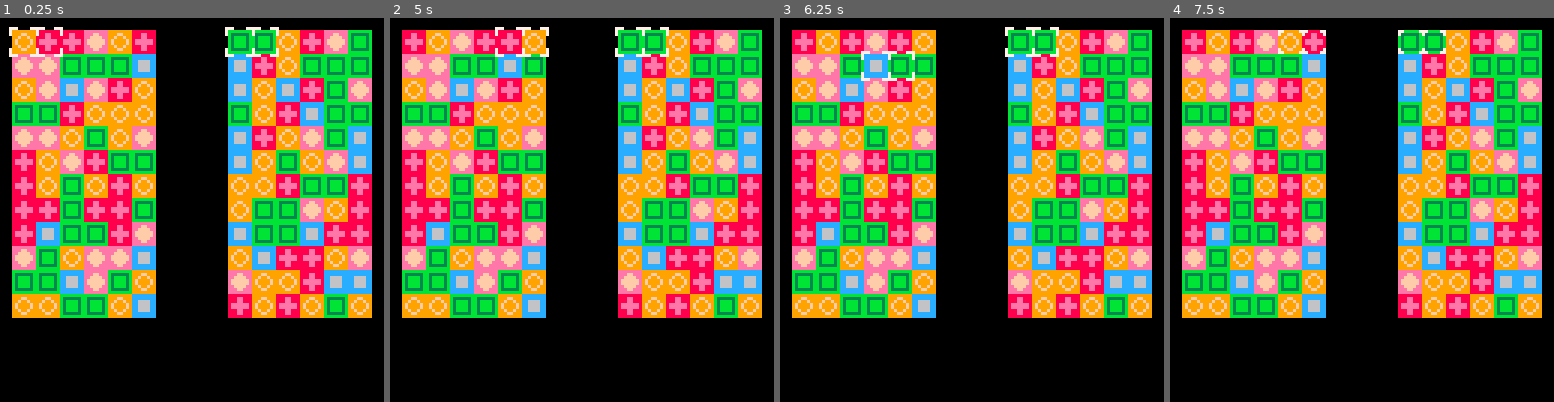
Above: before the commit, frames 1-4 (left to right).
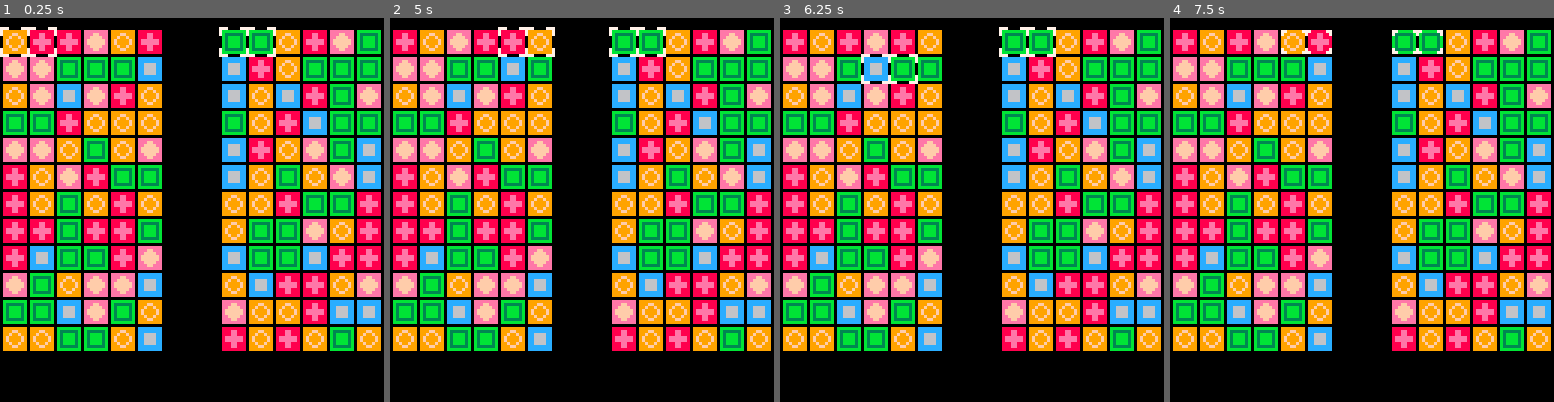
Above: after the commit, the same moments.

Repository: stevelavietes/pico8carts
Game: PICO-8 cartridge pa.p8
Same seed, same stepped clock (60 frames per second), same inputs: the game is played once before the commit and once after it.
Inputs:
- Up to frame 1 (0.25 s): no input
- Up to frame 2 (5 s): tap O (Z key) at 0.7, 1.7, 2.1, 2.5, 2.9, 3.3, 3.7, 4.1, 4.5, 4.9 s; hold Right 1.6-2.1 s; hold Up 2.15-2.42 s; hold Right 2.47-3.03 s; hold Left 3.08-3.58 s; hold Down 3.63-3.97 s; hold Right 4.02-4.68 s; hold Up from 4.73 s (still down)
- Up to frame 3 (6.25 s): release Up at 5.03 s; hold Left 5.08-5.68 s; tap O (Z key) at 5.3, 5.7, 6.1 s; hold Down 5.73-6.03 s; hold Right from 6.08 s (still down)
- Up to frame 4 (7.5 s): tap O (Z key) at 6.5, 6.9, 7.3 s; release Right at 6.58 s; hold Right 6.63-7.13 s; hold Up 7.18-7.45 s

The runs differ from the first frame. In frame 1, 54% of the frame differs, in the area x 0-100%, y 2-87%; in frame 2, 54%; in frame 3, 53%; in frame 4, 54%.

Commit message:
gives the blocks some breathing room

Diff:
--- a/pa.p8
+++ b/pa.p8
@@ -66,11 +66,11 @@
  for h = 1, b.h do
   local r = b.t[h]
   for w = 1, b.w do
-   spr(r[w].t,(w-1)*8,(h-1)*8)
-  end
- end
- local x = b.cx*8
- local y = b.cy*8
+   spr(r[w].t,(w-1)*9,(h-1)*9)
+  end
+ end
+ local x = b.cx*9
+ local y = b.cy*9
  draw_curs(x, y, g.tick%30 < 15)
  popc()
 end
@@ -88,11 +88,11 @@
  line(0,0,l,0,c)
  line(0,0,0,-l,c)
  popc()
- pushc(-(x+15+p),-(y-p))
+ pushc(-(x+16+p),-(y-p))
  line(0,0,-l,0,c)
  line(0,0,0,l,c)
  popc()
- pushc(-(x+15+p),-(y+7+p))
+ pushc(-(x+16+p),-(y+7+p))
  line(0,0,-l,0,c)
  line(0,0,0,-l,c)
  popc()
@@ -150,8 +150,8 @@
  g = {}
  g.cs = {}
  g.bs = {}
- add(g.bs, make_board(6,12,4,4))
- add(g.bs, make_board(6,12,76,4,1))
+ add(g.bs, make_board(6,12,1,4))
+ add(g.bs, make_board(6,12,74,4,1))
  g.tick = 0
 end
 
